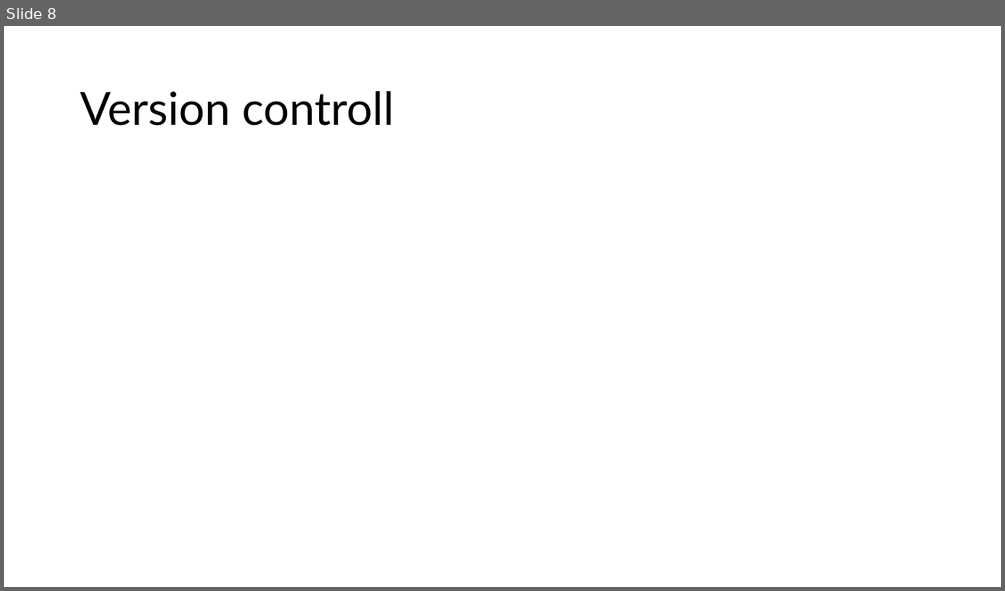
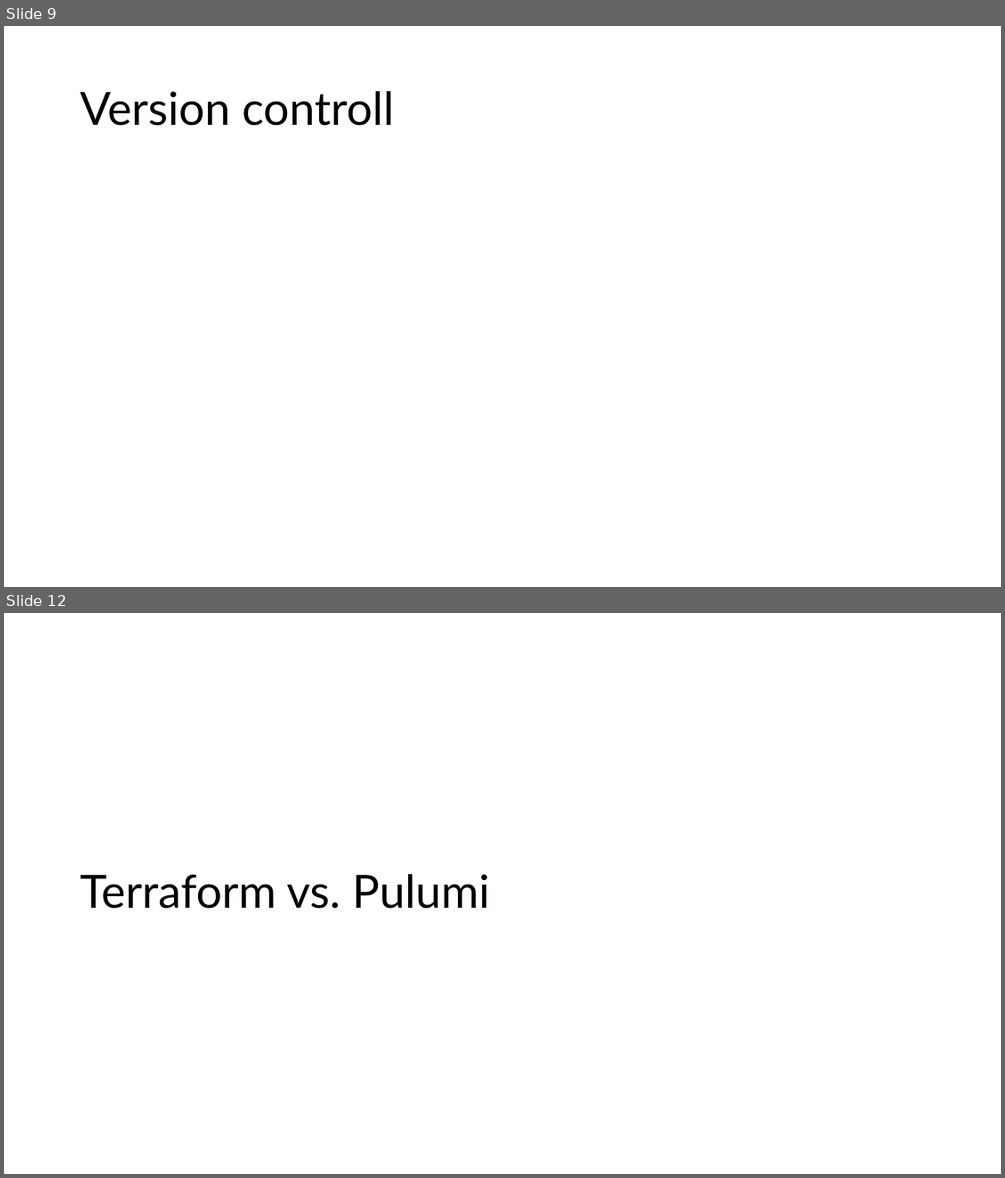
Before and after one commit to sebivenlo/esd-2024-terraform, a slide deck: Presentation/Terraform.pptx. Shown one above the other, each under a label of ours: slide 8 before the commit, slides 9 and 12 after it; the slides between them are not shown. The pictures are 1005x591 and 1005x1178 pixels, drawn with LibreOffice and Linux fonts; fonts in the diff are those of the drawing. Boxes give left, top, right and bottom in pixels: in the first picture for what was removed or moved away, otherwise in the second. Text is boxed around its words. In the diff, an @@ line names an element or a change of style, - is before the commit and + after.

```diff
--- a/Presentation/Terraform.pptx
+++ b/Presentation/Terraform.pptx
@@ slide 12 added at <box>4,613,1001,1174</box>, background #FFFFFF @@
@@ title added at <box>80,874,489,908</box>, 44 pt, text #000000 @@
+Terraform vs. Pulumi
@@ what was slide 8 is now slide 9 @@
```
Also in this commit, not shown: 4 slides changed, 3 other slides added.
